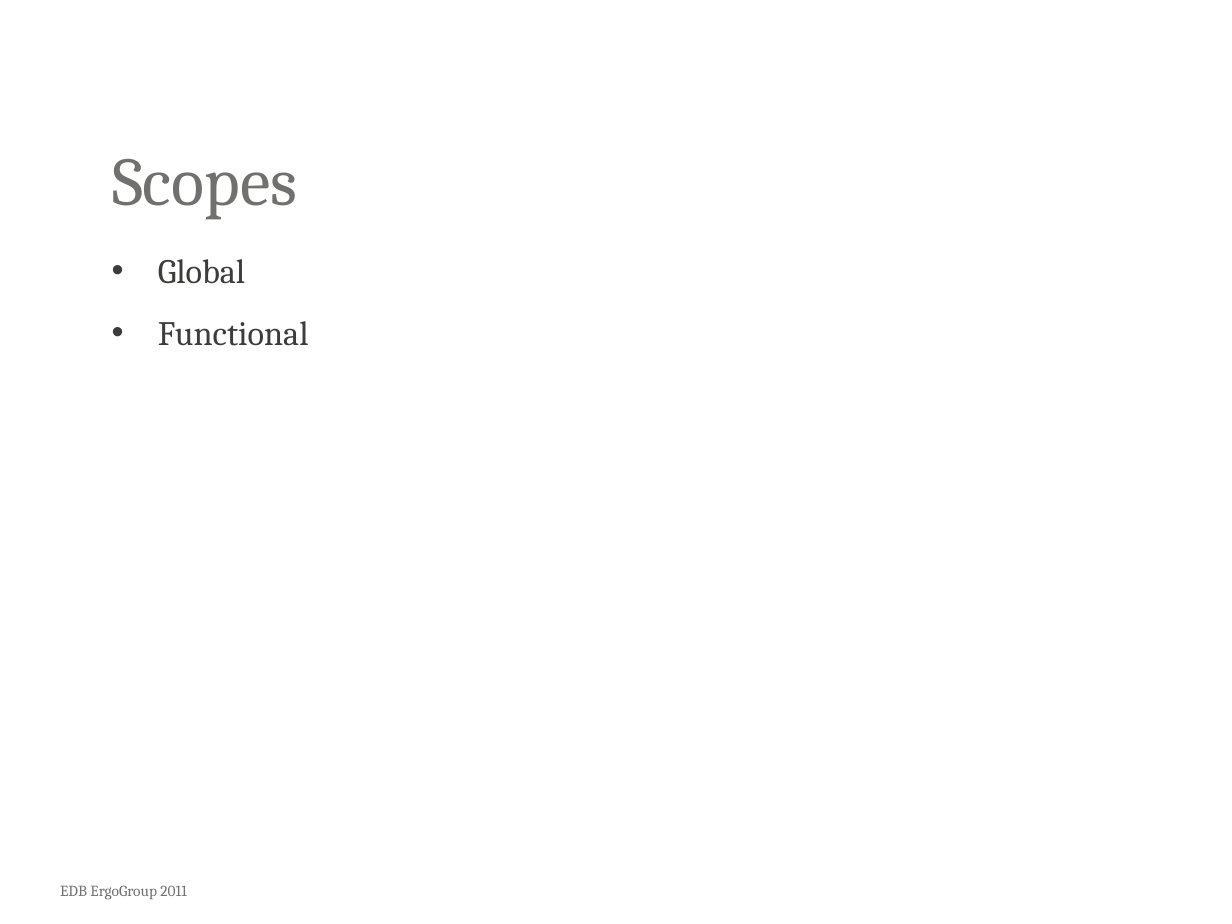
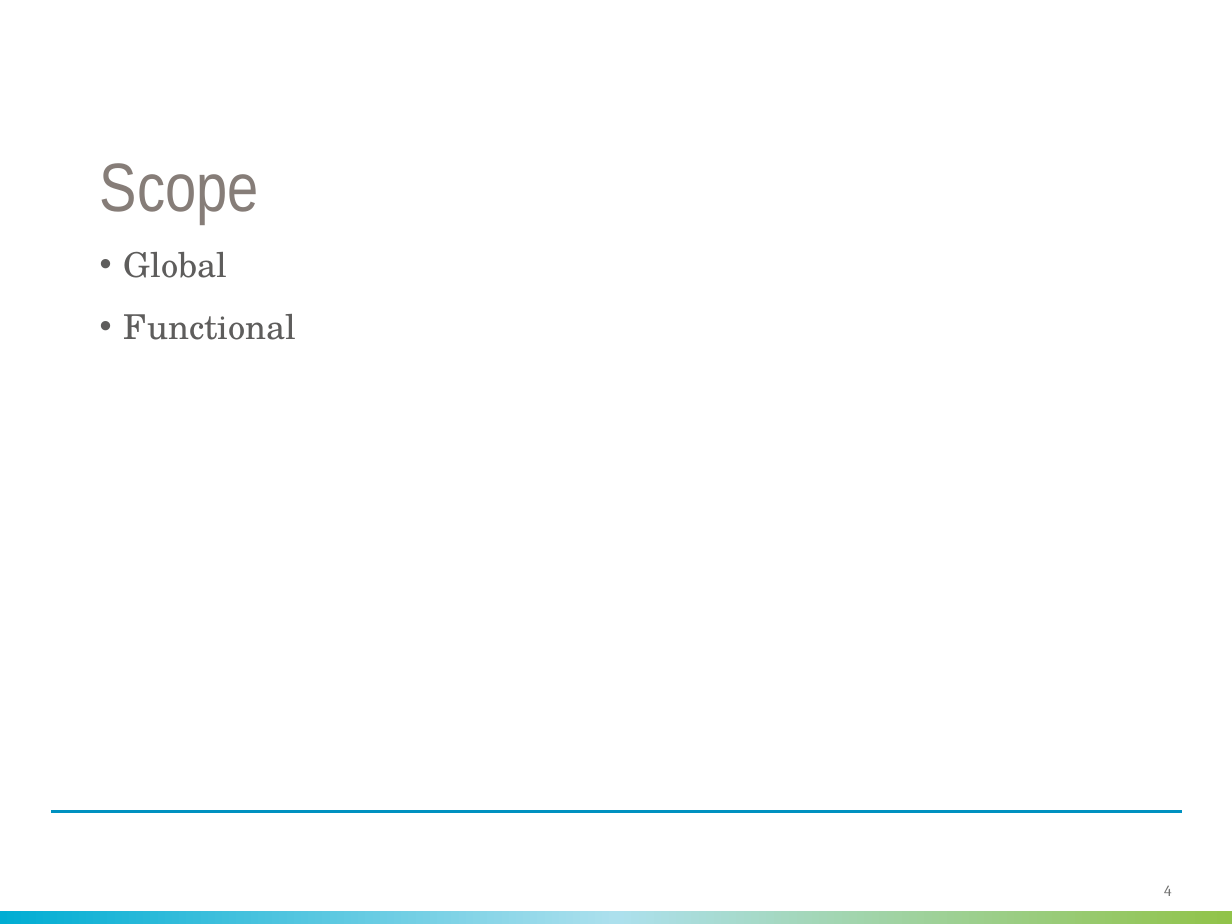
Before and after one commit to bjuvensjo/misc, a slide deck: slide 4 of js/minimize-globals/js-minimize-globals.pptx. Drawn at 1232x924 pixels with LibreOffice and Linux fonts; fonts in the diff are those of the drawing; background and template pictures are left out. Boxes give left, top, right and bottom in pixels: in the first picture for what was removed or moved away, otherwise in the second. Text is boxed around its words. In the diff, an @@ line names an element or a change of style, - is before the commit and + after.

```diff
--- a/js/minimize-globals/js-minimize-globals.pptx
+++ b/js/minimize-globals/js-minimize-globals.pptx
@@ title at box(100, 163, 259, 223): text changed; font Cambria to Arial Narrow; text colour #70706F to #867D78 @@
-Scopes
+Scope
@@ text "Global" at box(124, 252, 296, 340): font Cambria to TeX Gyre Schola, text colour #3C3C3B to #5E5D5C; indent changed; bullet colour #3C3C3B to #5E5D5C @@
@@ line added from (51, 812) to (1181, 812), #0091C0 1.42 pt @@
@@ text removed at box(60, 885, 186, 900) @@
-EDB ErgoGroup 2011
@@ page number added at box(1164, 885, 1172, 896), 9 pt, text #70706F @@
+4
@@ rectangle added at box(0, 910, 1232, 924), fill gradient #00ADD3 to #ACE0ED to #91C349 @@
```
Also in this commit, not shown: 6 other slides changed, 1 slide added, 1 slide removed, 3 other files.
